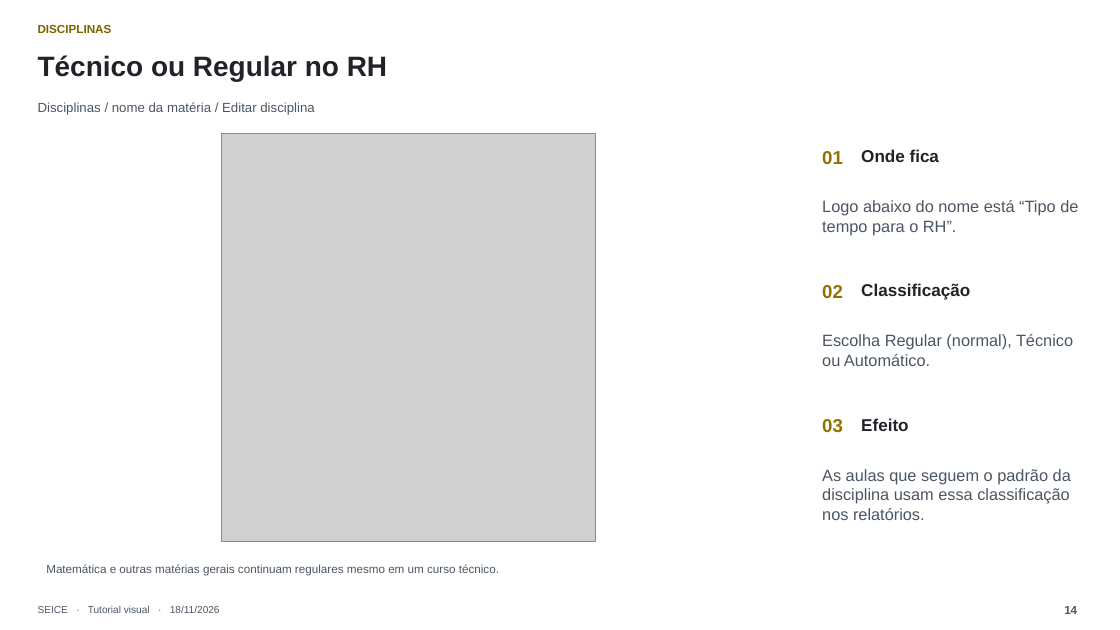
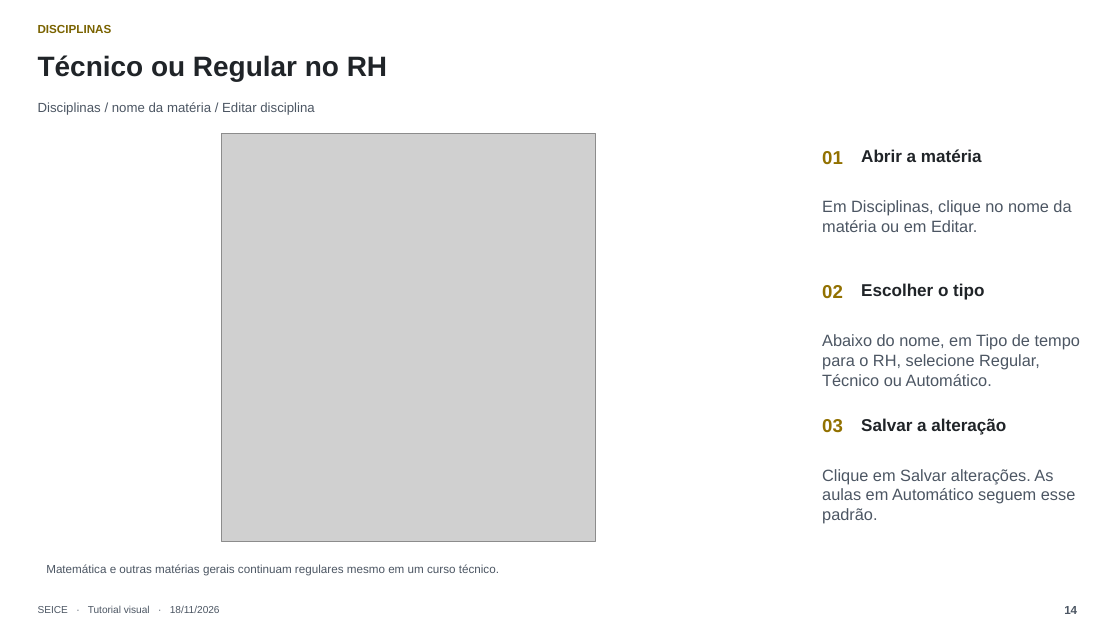
Before and after one commit to joaodorast/seice-horarios, a slide deck: slide 14 of docs/tutorial/SEICE-Tutorial-Completo-2026-11-18.pptx. Drawn at 1120x630 pixels with LibreOffice and Linux fonts; fonts in the diff are those of the drawing; grey boxes stand for pictures. Boxes give left, top, right and bottom in pixels: in the first picture for what was removed or moved away, otherwise in the second. Text is boxed around its words. In the diff, an @@ line names an element or a change of style, - is before the commit and + after.

```diff
--- a/docs/tutorial/SEICE-Tutorial-Completo-2026-11-18.pptx
+++ b/docs/tutorial/SEICE-Tutorial-Completo-2026-11-18.pptx
@@ text at (x1=861, y1=149, x2=982, y2=162): text changed @@
-Onde fica
+Abrir a matéria
@@ text at (x1=822, y1=200, x2=1071, y2=232): text changed @@
-Logo abaixo do nome está “Tipo de tempo para o RH”.
+Em Disciplinas, clique no nome da matéria ou em Editar.
@@ text at (x1=861, y1=283, x2=984, y2=300): text changed @@
-Classificação
+Escolher o tipo
@@ text at (x1=822, y1=334, x2=1080, y2=386): text changed @@
-Escolha Regular (normal), Técnico ou Automático.
+Abaixo do nome, em Tipo de tempo para o RH, selecione Regular, Técnico ou Automático.
@@ text at (x1=861, y1=418, x2=1006, y2=435): text changed @@
-Efeito
+Salvar a alteração
@@ text at (x1=822, y1=469, x2=1075, y2=524): text changed @@
-As aulas que seguem o padrão da disciplina usam essa classificação nos relatórios.
+Clique em Salvar alterações. As aulas em Automático seguem esse padrão.
```
Also in this commit, not shown: 28 other slides changed, 1 slide removed.
